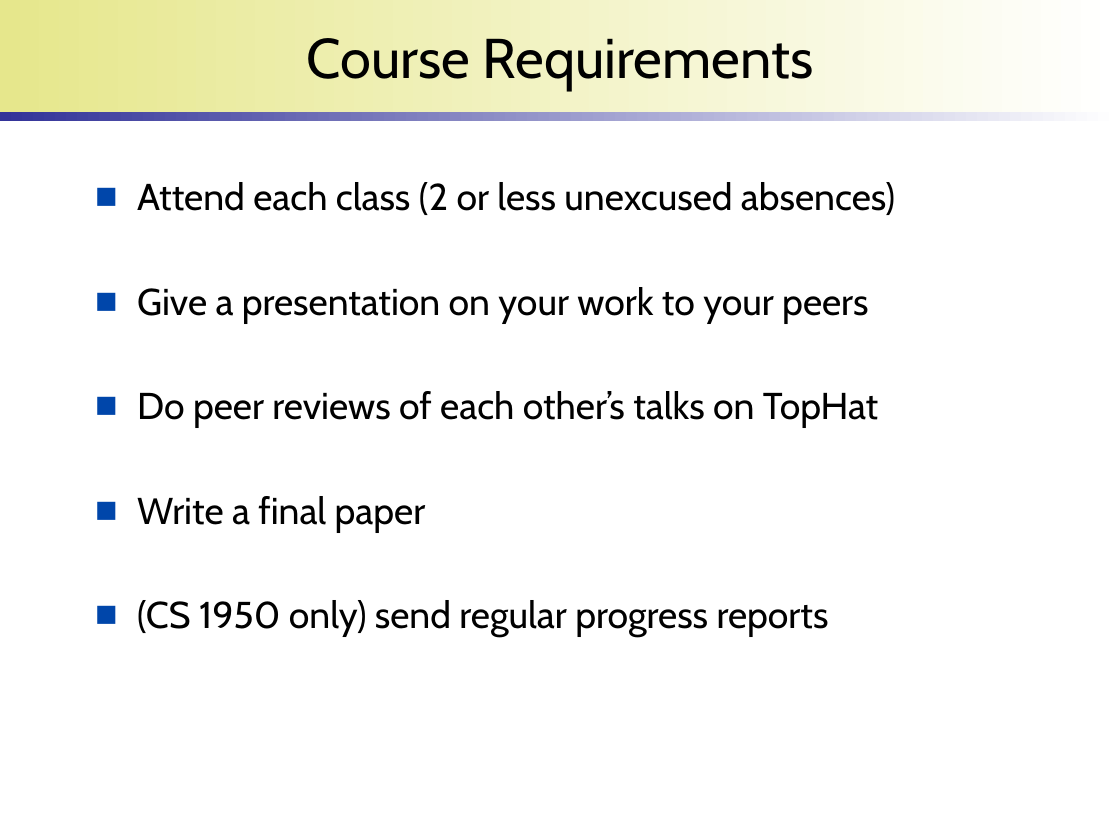
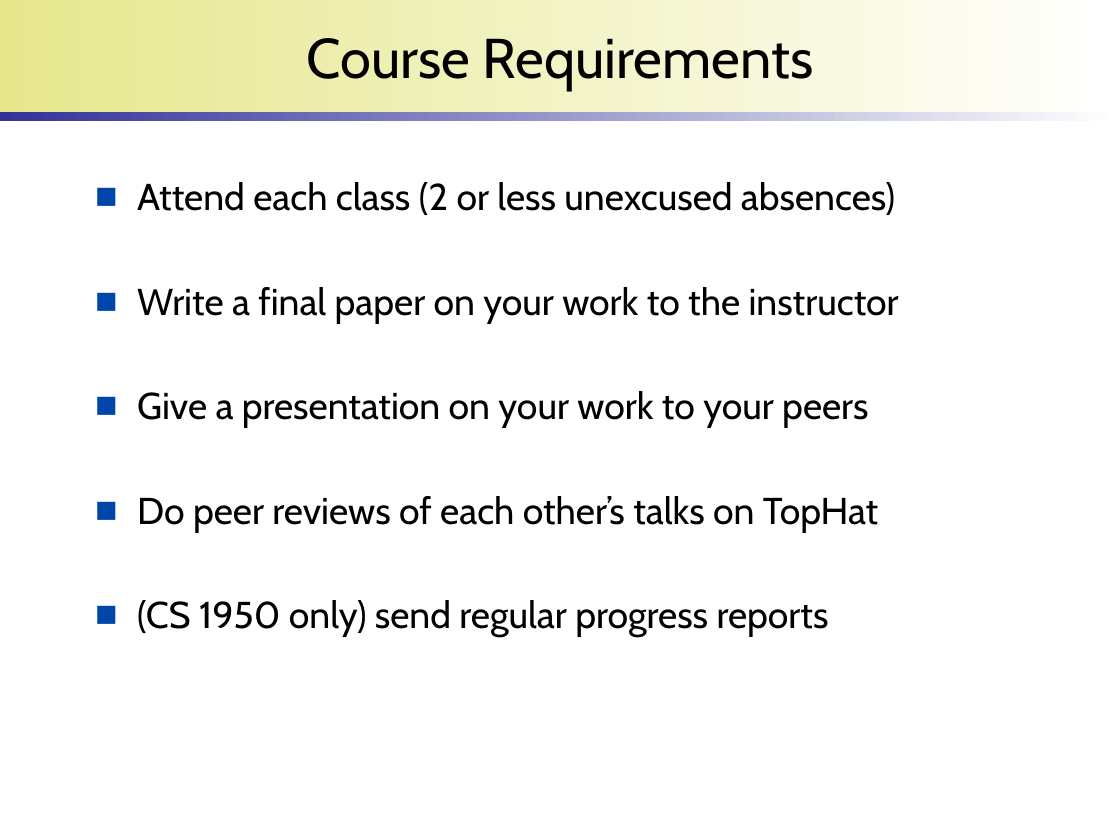
Before and after one commit to wonsunahn/Capstone_Fall2022, a slide deck: slide 3 of lectures/introduction-internship.pptx. Drawn at 1120x840 pixels with LibreOffice and Linux fonts; fonts in the diff are those of the drawing; background and template pictures are left out. Boxes give left, top, right and bottom in pixels: in the first picture for what was removed or moved away, otherwise in the second. Text is boxed around its words. In the diff, an @@ line names an element or a change of style, - is before the commit and + after.

```diff
--- a/lectures/introduction-internship.pptx
+++ b/lectures/introduction-internship.pptx
@@ text at (137, 287, 899, 323): paragraph added @@
+■ Write a final paper on your work to the instructor
@@ text at (137, 496, 426, 532): paragraph removed @@
-■ Write a final paper
```
Also in this commit, not shown: 8 other slides changed.
